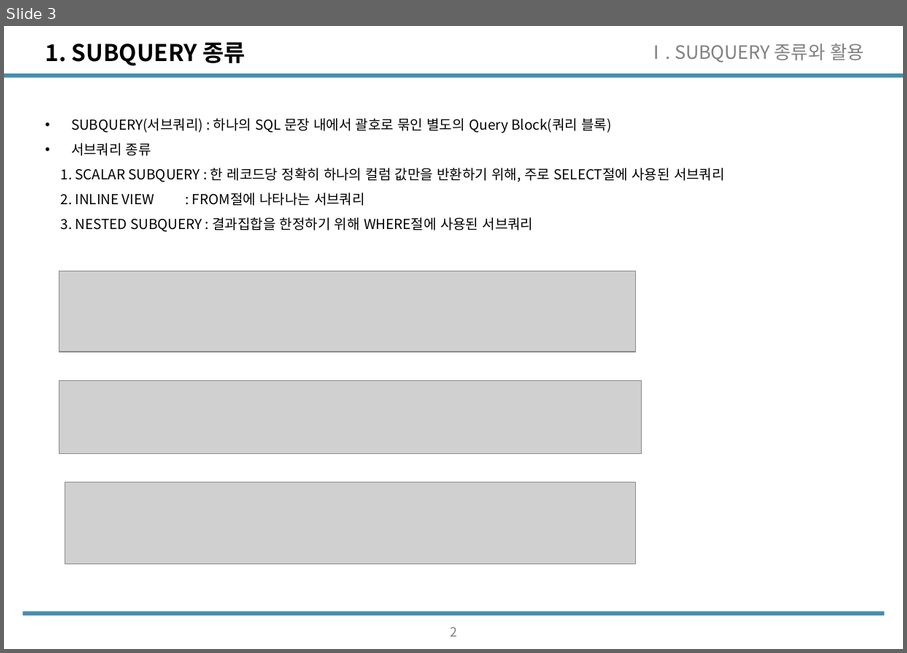
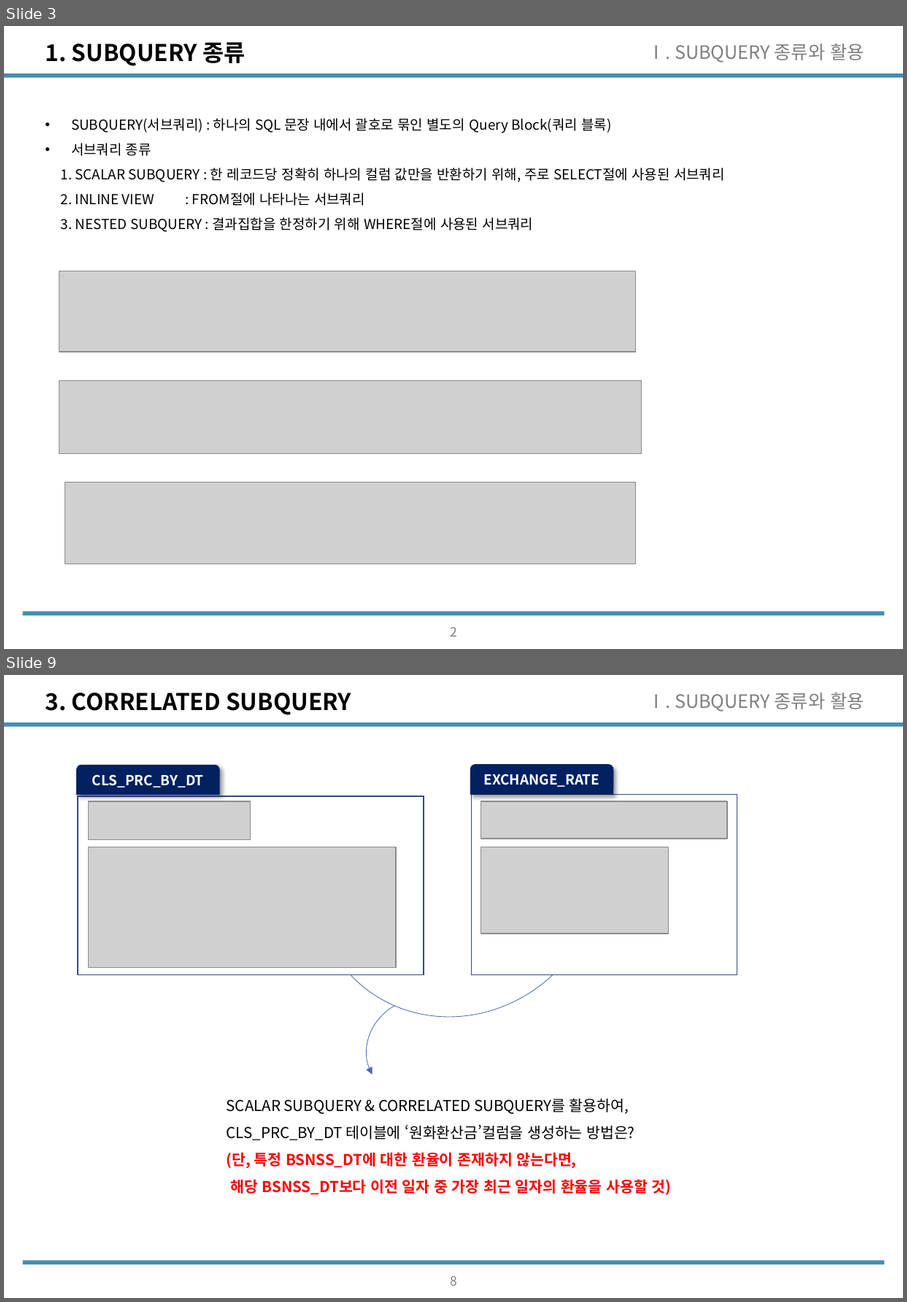
Before and after one commit to wooseok1152/SQL, a slide deck: SQL_seminar/SQL중상급활용_CH2.pptx. Shown one above the other, each under a label of ours: slide 3 before the commit, slides 3 and 9 after it; the slides between them are not shown. The pictures are 907x653 and 907x1302 pixels, drawn with LibreOffice and Linux fonts; fonts in the diff are those of the drawing; grey boxes stand for pictures. Boxes give left, top, right and bottom in pixels: in the first picture for what was removed or moved away, otherwise in the second. Text is boxed around its words. In the diff, an @@ line names an element or a change of style, - is before the commit and + after.

```diff
--- a/SQL_seminar/SQL중상급활용_CH2.pptx
+++ b/SQL_seminar/SQL중상급활용_CH2.pptx
@@ slide 9 added at (x1=4, y1=675, x2=903, y2=1298), background #FFFFFF; not listed: 2 template elements that a slide beside it also shows @@
@@ title added at (x1=46, y1=693, x2=351, y2=715), 20 pt, text #000000, bold @@
+3. CORRELATED SUBQUERY
@@ text added at (x1=647, y1=693, x2=864, y2=711), 16 pt, text #808080 @@
+Ⅰ. SUBQUERY 종류와 활용
@@ group added at (x1=77, y1=675, x2=737, y2=1116): 4 pictures, 2 rectangles, 2 freeform shapes, 2 arc (boxed as its full ellipse)s @@
+CLS_PRC_BY_DT
+EXCHANGE_RATE
@@ text added at (x1=227, y1=1098, x2=671, y2=1195), 13 pt, text #000000 @@
+SCALAR SUBQUERY & CORRELATED SUBQUERY를 활용하여,
+CLS_PRC_BY_DT 테이블에 ‘원화환산금’컬럼을 생성하는 방법은?
+(단, 특정 BSNSS_DT에 대한 환율이 존재하지 않는다면,
+해당 BSNSS_DT보다 이전 일자 중 가장 최근 일자의 환율을 사용할 것)
@@ page number added at (x1=450, y1=1276, x2=457, y2=1285), 11.1 pt, text #808080 @@
+8
```
Also in this commit, not shown: 2 slides changed, 12 other slides added, 3 slides removed, 3 other files.
